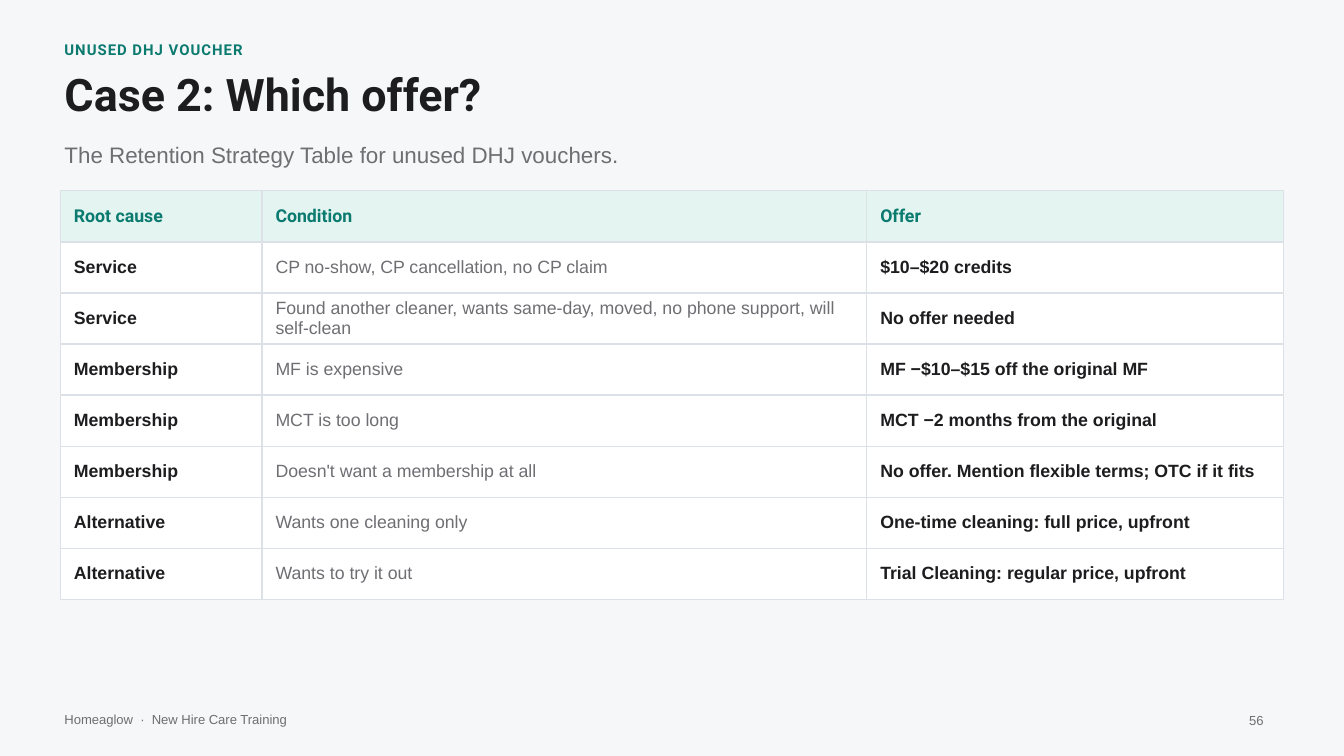
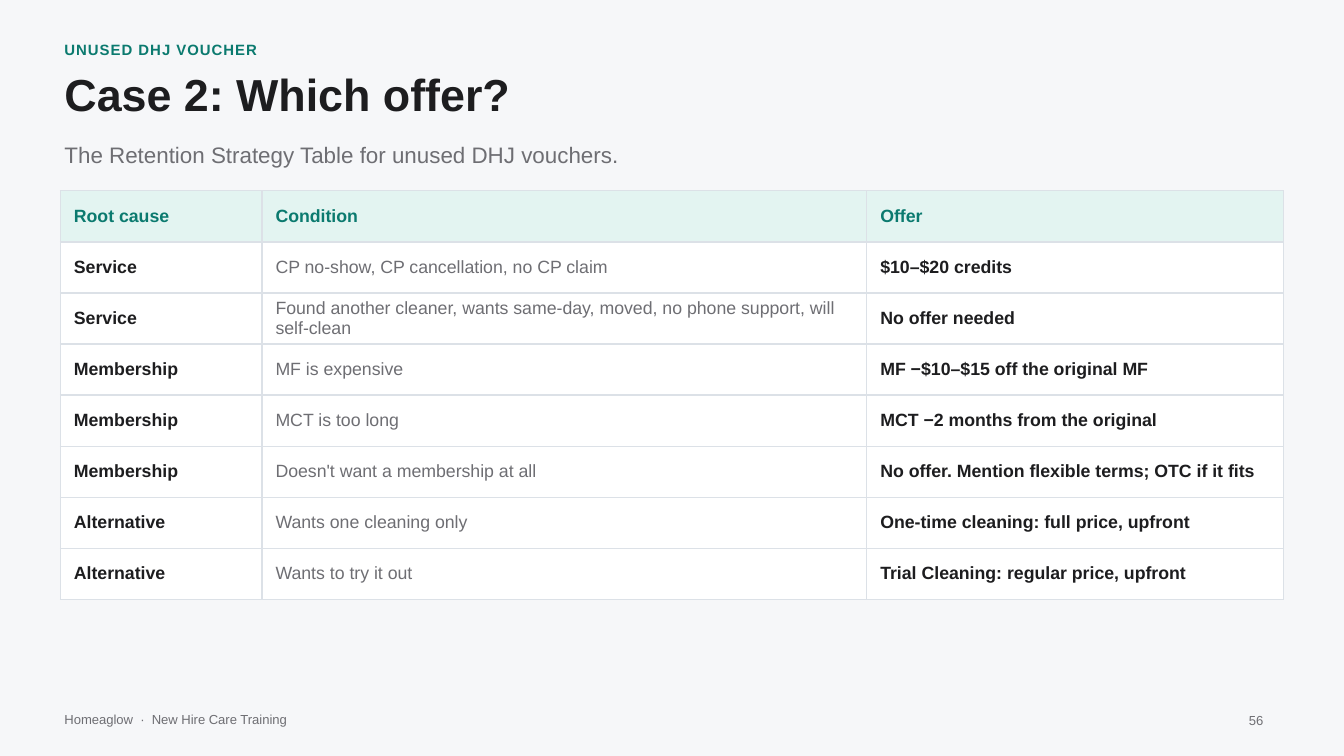
Before and after one commit to anjulimichelle/training, a slide deck: slide 56 of retention-membership-cancellation/retention-membership-cancellation.pptx. Drawn at 1344x756 pixels with LibreOffice and Linux fonts; fonts in the diff are those of the drawing. Boxes give left, top, right and bottom in pixels: in the first picture for what was removed or moved away, otherwise in the second. Text is boxed around its words. In the diff, an @@ line names an element or a change of style, - is before the commit and + after.

```diff
--- a/retention-membership-cancellation/retention-membership-cancellation.pptx
+++ b/retention-membership-cancellation/retention-membership-cancellation.pptx
@@ text "UNUSED DHJ VOUCHER" at <box>64,44,257,55</box>: font Roboto to Arial @@
@@ text "Case 2: Which offer?" at <box>64,78,510,112</box>: font Roboto to Arial @@
@@ table at <box>60,191,1284,632</box> @@
@@ font Roboto to Arial in "Root cause", "Condition", "Offer" @@
```
Also in this commit, not shown: 78 other slides changed, 1 slide added, 1 slide removed, 3 other files.
